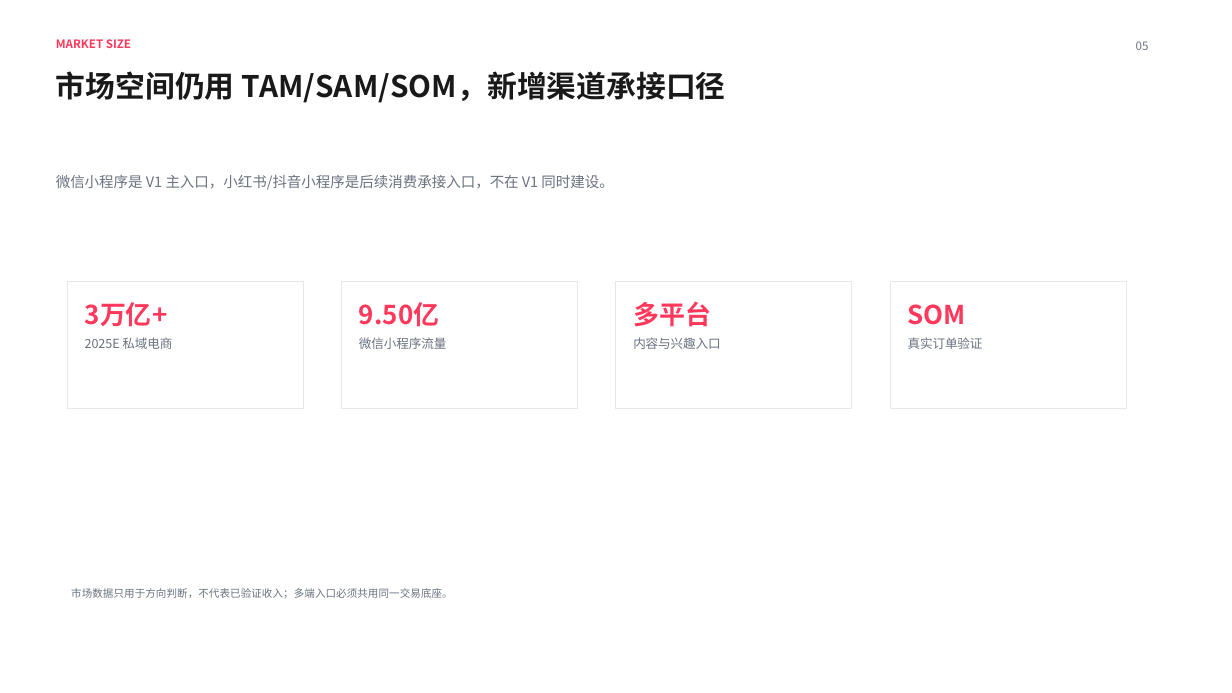
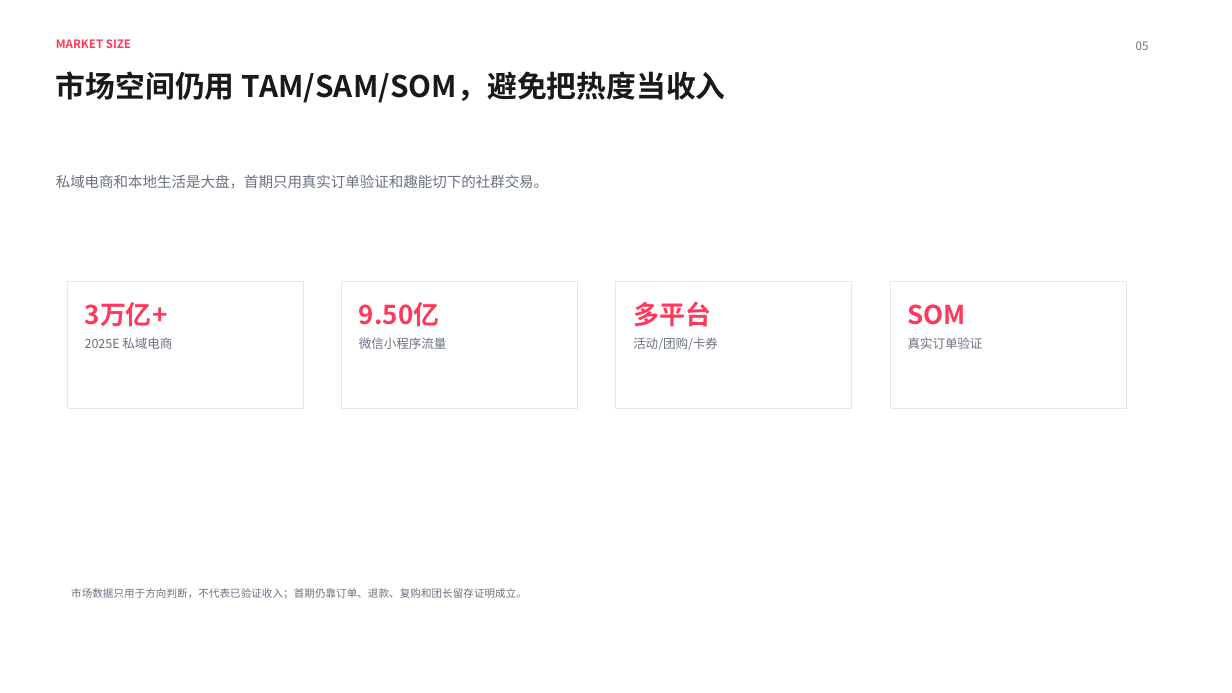
Before and after one commit to 1457513127/codex, a slide deck: slide 5 of 02-项目会/和趣社群店铺三场景产品蓝图同步会.pptx. Drawn at 1232x693 pixels with LibreOffice and Linux fonts; fonts in the diff are those of the drawing. Boxes give left, top, right and bottom in pixels: in the first picture for what was removed or moved away, otherwise in the second. Text is boxed around its words. In the diff, an @@ line names an element or a change of style, - is before the commit and + after.

Commit message:
收敛私域社群变现标题并扩充活动货盘

```diff
--- a/02-项目会/和趣社群店铺三场景产品蓝图同步会.pptx
+++ b/02-项目会/和趣社群店铺三场景产品蓝图同步会.pptx
@@ text at bbox=[56, 71, 726, 103]: text changed @@
-市场空间仍用 TAM/SAM/SOM，新增渠道承接口径
+市场空间仍用 TAM/SAM/SOM，避免把热度当收入
@@ text at bbox=[56, 175, 548, 188]: text changed @@
-微信小程序是 V1 主入口，小红书/抖音小程序是后续消费承接入口，不在 V1 同时建设。
+私域电商和本地生活是大盘，首期只用真实订单验证和趣能切下的社群交易。
@@ text at bbox=[633, 337, 718, 350]: text changed @@
-内容与兴趣入口
+活动/团购/卡券
@@ text at bbox=[71, 588, 527, 598]: text changed @@
-市场数据只用于方向判断，不代表已验证收入；多端入口必须共用同一交易底座。
+市场数据只用于方向判断，不代表已验证收入；首期仍靠订单、退款、复购和团长留存证明成立。
```
Also in this commit, not shown: 14 other slides changed, 6 other files.
